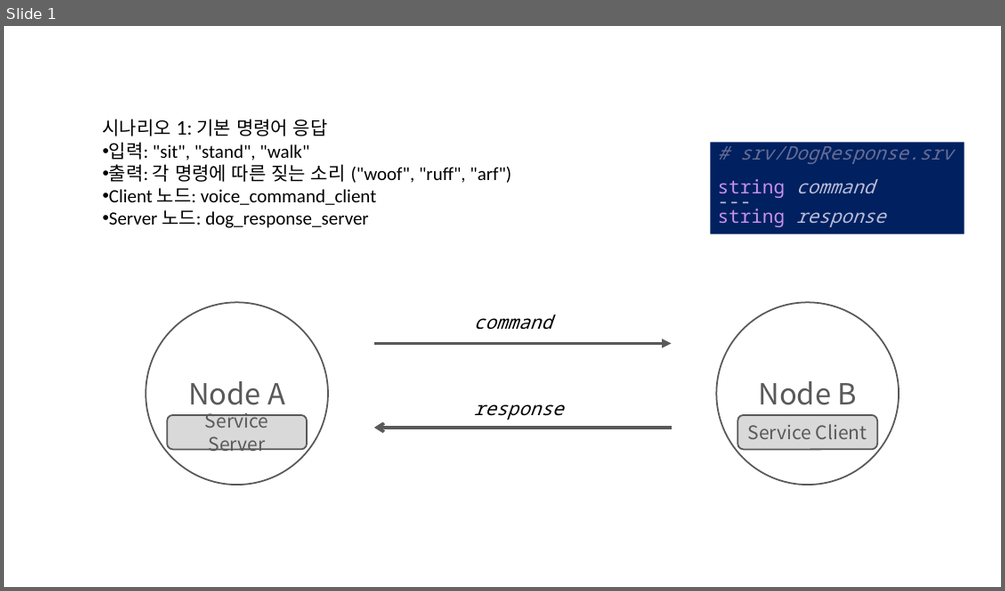
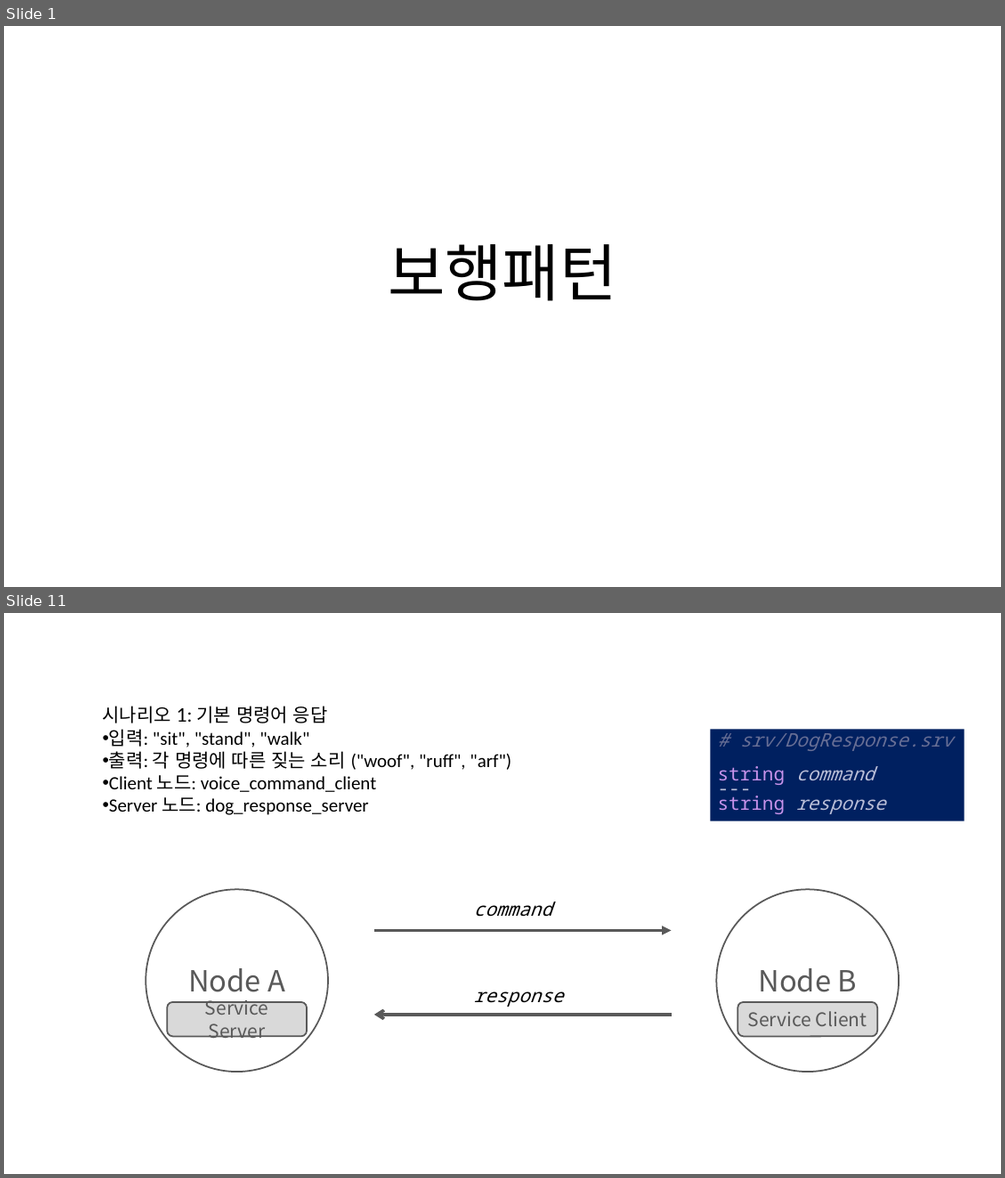
Before and after one commit to redEddie/CROS0218, a slide deck: 프레젠테이션1.pptx. Shown one above the other, each under a label of ours: slide 1 before the commit, slides 1 and 11 after it; the slides between them are not shown. The pictures are 1005x591 and 1005x1178 pixels, drawn with LibreOffice and Linux fonts; fonts in the diff are those of the drawing. Boxes give left, top, right and bottom in pixels: in the first picture for what was removed or moved away, otherwise in the second. Text is boxed around its words. In the diff, an @@ line names an element or a change of style, - is before the commit and + after.

```diff
--- a/프레젠테이션1.pptx
+++ b/프레젠테이션1.pptx
@@ slide 1 added at (x1=4, y1=26, x2=1001, y2=587), background #FFFFFF @@
@@ title added at (x1=388, y1=244, x2=617, y2=301), 60 pt, text #000000 @@
+보행패턴
@@ what was slide 1 is now slide 11 @@
```
Also in this commit, not shown: 9 other slides added.
